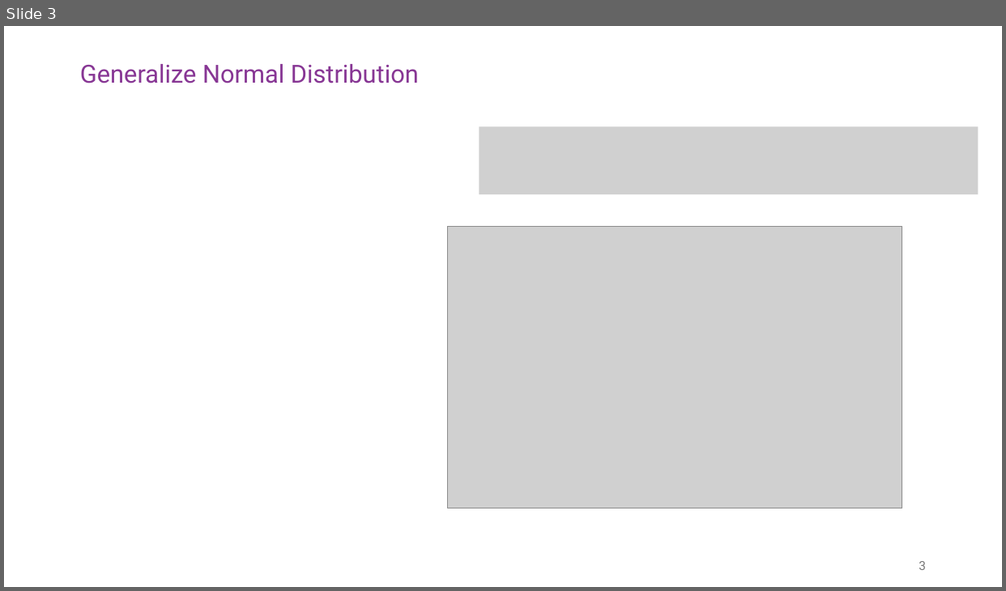
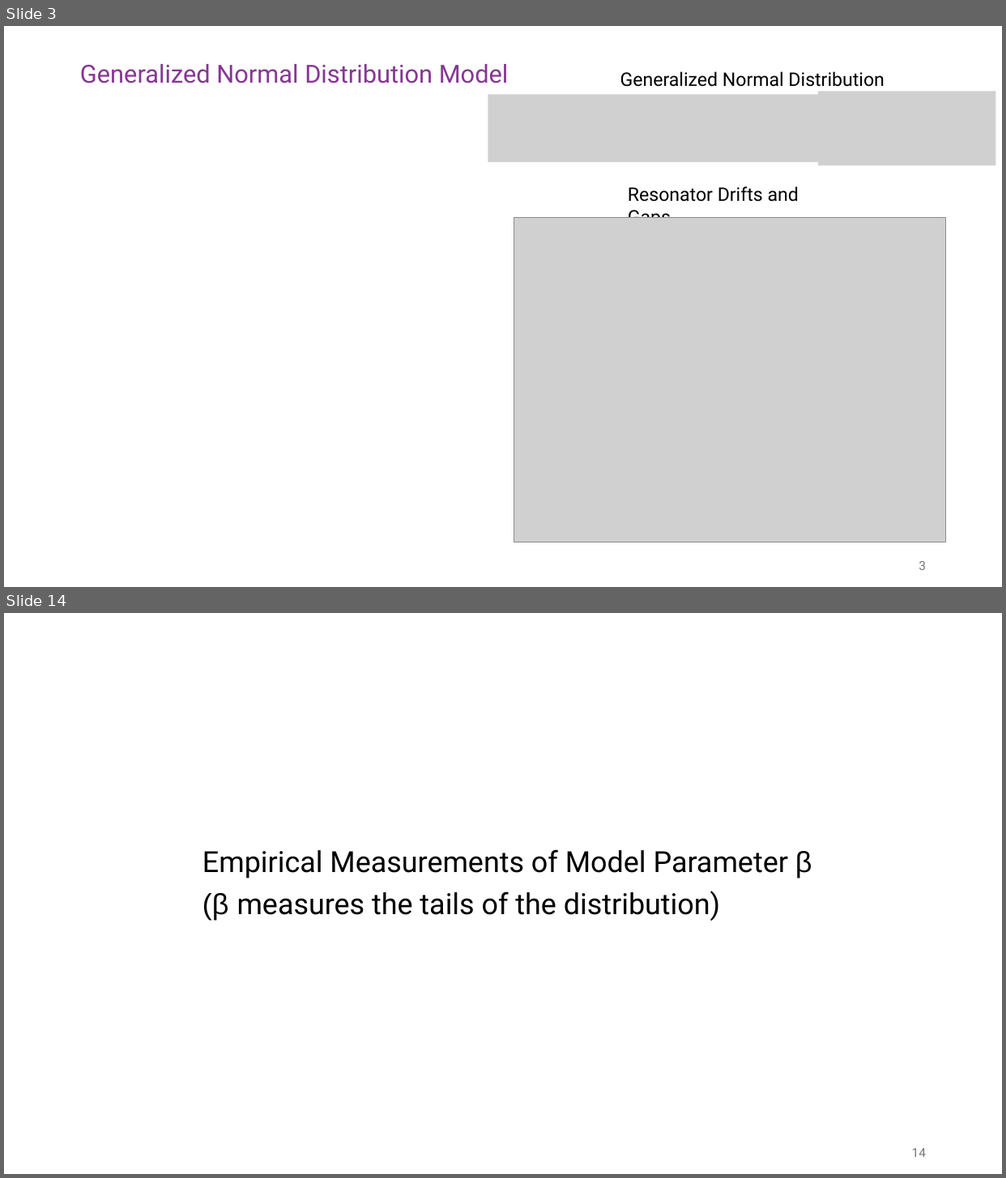
Before and after one commit to malindeman1999/python_drift_model, a slide deck: 2026-4-27 drift model.pptx. Shown one above the other, each under a label of ours: slide 3 before the commit, slides 3 and 14 after it; the slides between them are not shown. The pictures are 1006x591 and 1006x1178 pixels, drawn with LibreOffice and Linux fonts; fonts in the diff are those of the drawing; grey boxes stand for pictures; background and template pictures are left out. Boxes give left, top, right and bottom in pixels: in the first picture for what was removed or moved away, otherwise in the second. Text is boxed around its words. In the diff, an @@ line names an element or a change of style, - is before the commit and + after.

Commit message:
Update collision model logic and project files

```diff
--- a/2026-4-27 drift model.pptx
+++ b/2026-4-27 drift model.pptx
@@ slide 14 added at <box>4,613,1002,1174</box>, background #FFFFFF @@
@@ text added at <box>202,850,812,921</box>, 28 pt, text #000000 @@
+Empirical Measurements of Model Parameter β
+(β measures the tails of the distribution)
@@ page number added at <box>912,1148,926,1157</box>, 12 pt, text #797979 @@
+14
@@ slide 3 changed as well @@
@@ title at <box>80,64,509,84</box>: text changed @@
-Generalize Normal Distribution
+Generalized Normal Distribution Model
@@ text added at <box>620,71,884,87</box>, 18 pt, text #000000 @@
+Generalized Normal Distribution
@@ picture: place and size @@
-picture at <box>479,126,978,194</box>
+picture at <box>488,94,821,162</box>
@@ picture added at <box>819,91,997,166</box> @@
@@ text added at <box>628,186,799,218</box>, 18 pt, text #000000 @@
+Resonator Drifts and Gaps
@@ picture: place and size @@
-picture at <box>448,227,902,509</box>
+picture at <box>513,218,947,543</box>
```
Also in this commit, not shown: 3 other slides changed, 13 other slides added, 4 slides removed, 4 other files.
